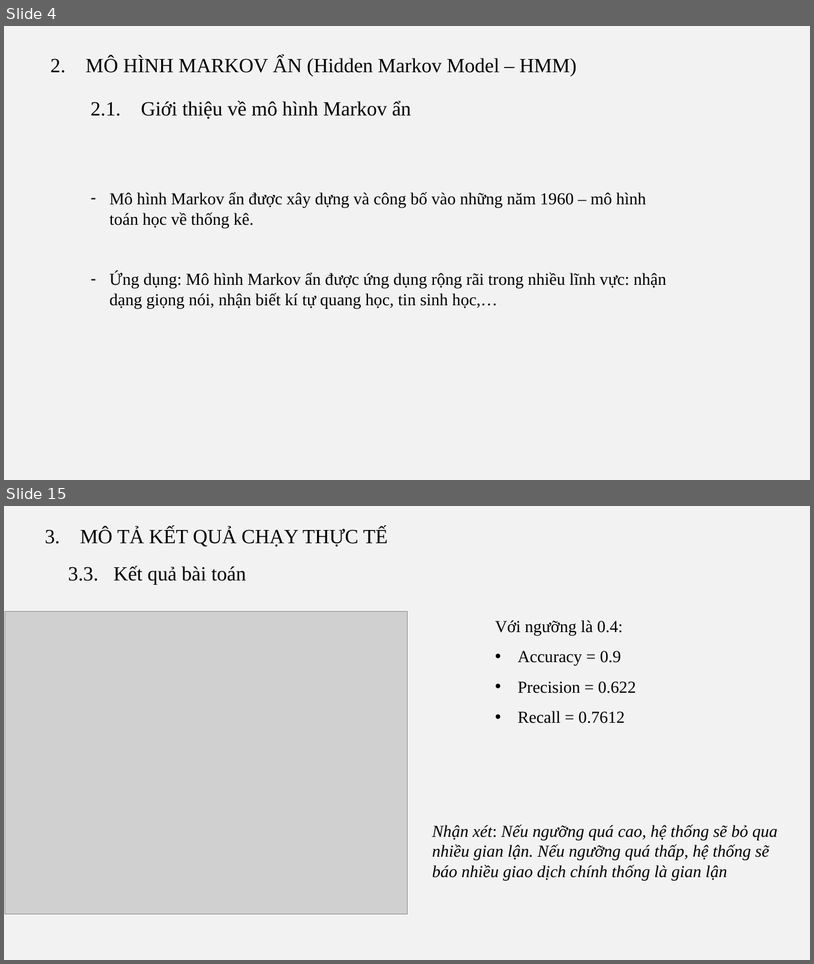
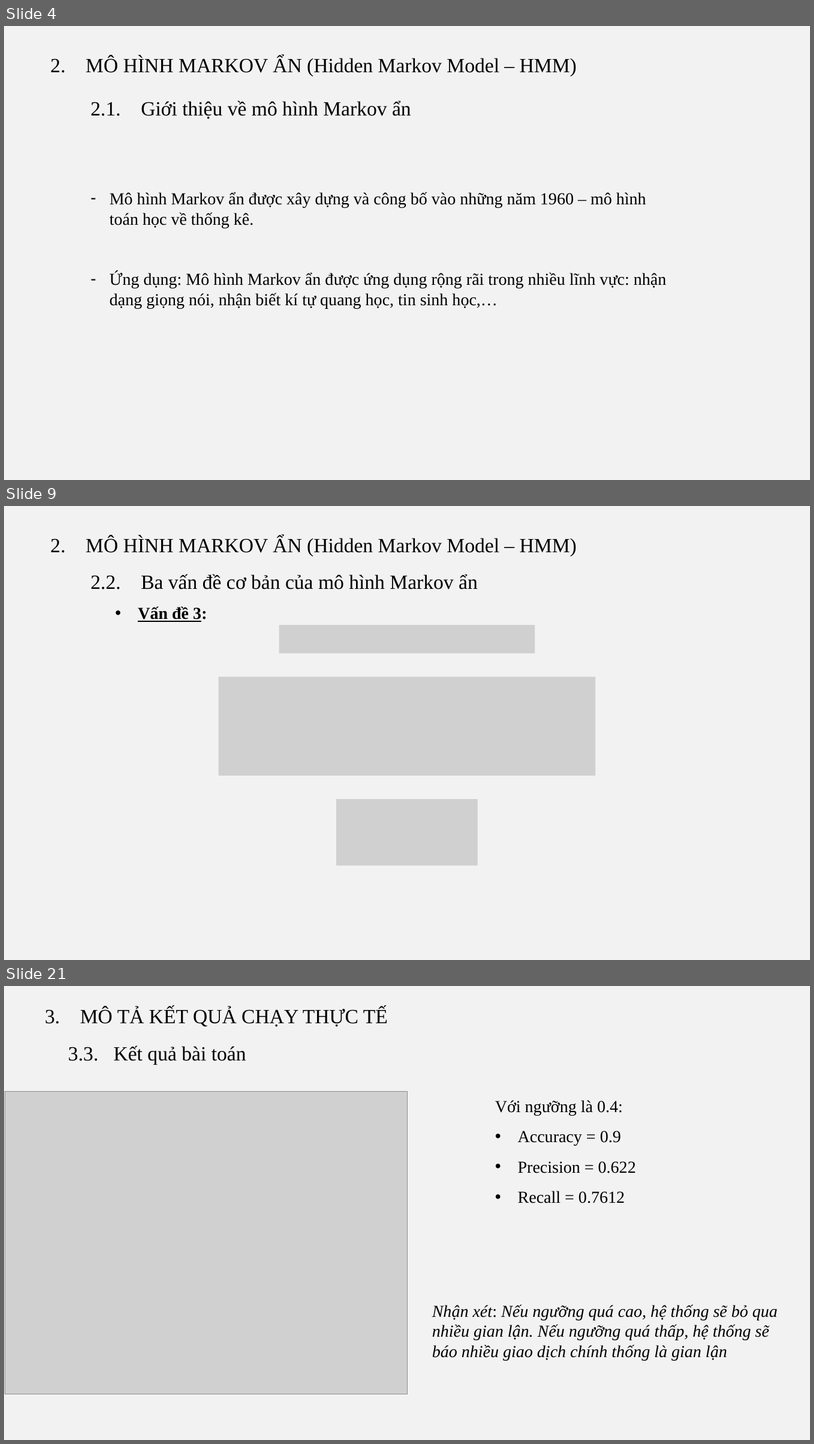
Before and after one commit to vulinh48936/bao_cao_mo_hinh_ngau_nhien, a slide deck: Slide/HMM.pptx. Shown one above the other, each under a label of ours: slides 4 and 15 before the commit, slides 4, 9 and 21 after it; the slides between them are not shown. The pictures are 814x964 and 814x1444 pixels, drawn with LibreOffice and Linux fonts; fonts in the diff are those of the drawing; grey boxes stand for pictures. Boxes give left, top, right and bottom in pixels: in the first picture for what was removed or moved away, otherwise in the second. Text is boxed around its words. In the diff, an @@ line names an element or a change of style, - is before the commit and + after.

```diff
--- a/Slide/HMM.pptx
+++ b/Slide/HMM.pptx
@@ slide 9 added at box(4, 506, 810, 960), background #F2F2F2 @@
@@ text added at box(50, 537, 577, 556), 24 pt, text #000000 @@
+2. MÔ HÌNH MARKOV ẨN (Hidden Markov Model – HMM)
@@ text added at box(90, 574, 478, 589), 24 pt, text #000000 @@
+2.2. Ba vấn đề cơ bản của mô hình Markov ẩn
@@ text added at box(138, 606, 207, 622), 20 pt, text #000000, bold, underline @@
+• Vấn đề 3:
@@ picture added at box(279, 625, 535, 654) @@
@@ picture added at box(219, 676, 596, 775) @@
@@ picture added at box(337, 799, 478, 865) @@
@@ what was slide 15 is now slide 21 @@
```
Also in this commit, not shown: 7 slides changed, 6 other slides added, 6 other files.
